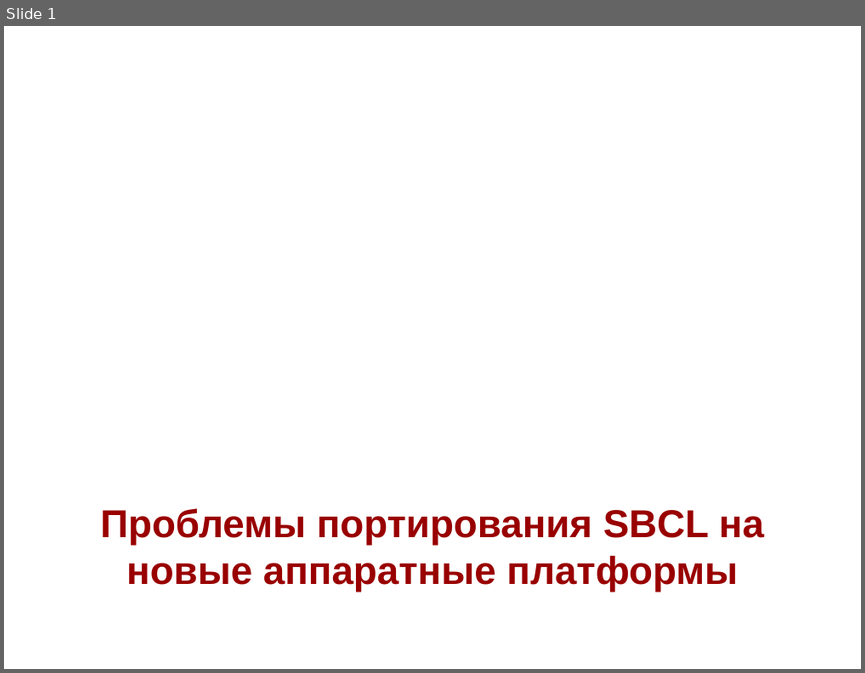
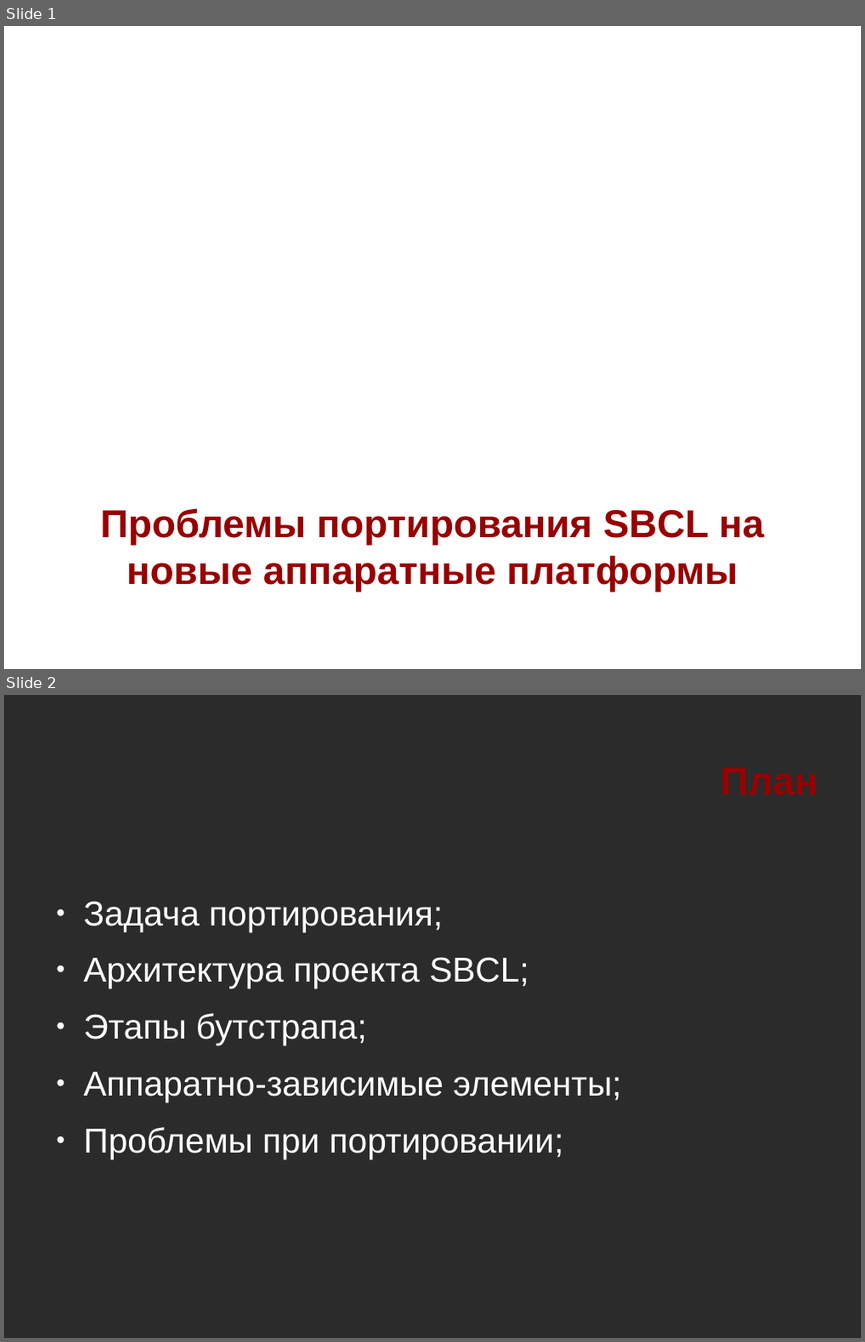
Before and after one commit to NIR-Ginko/presentations, a slide deck: SBCL porting.odp. Shown one above the other, each under a label of ours: slide 1 before the commit, slides 1 and 2 after it. The pictures are 865x673 and 865x1342 pixels, drawn with LibreOffice and Linux fonts; fonts in the diff are those of the drawing; background and template pictures are left out; a plain dark background stands for a picture behind light text. Boxes give left, top, right and bottom in pixels: in the first picture for what was removed or moved away, otherwise in the second. Text is boxed around its words. In the diff, an @@ line names an element or a change of style, - is before the commit and + after.

```diff
--- a/SBCL porting.odp
+++ b/SBCL porting.odp
@@ slide 2 added at [4,695,861,1338], background picture (left out) @@
@@ title added at [721,767,818,795], 36 pt, text #990000, bold @@
+План
@@ text added at [84,901,621,1158], 32 pt, text #FFFFFF @@
+● Задача портирования;
+● Архитектура проекта SBCL;
+● Этапы бутстрапа;
+● Аппаратно-зависимые элементы;
+● Проблемы при портировании;
```
Also in this commit, not shown: 7 other slides added, 6 slides removed.
